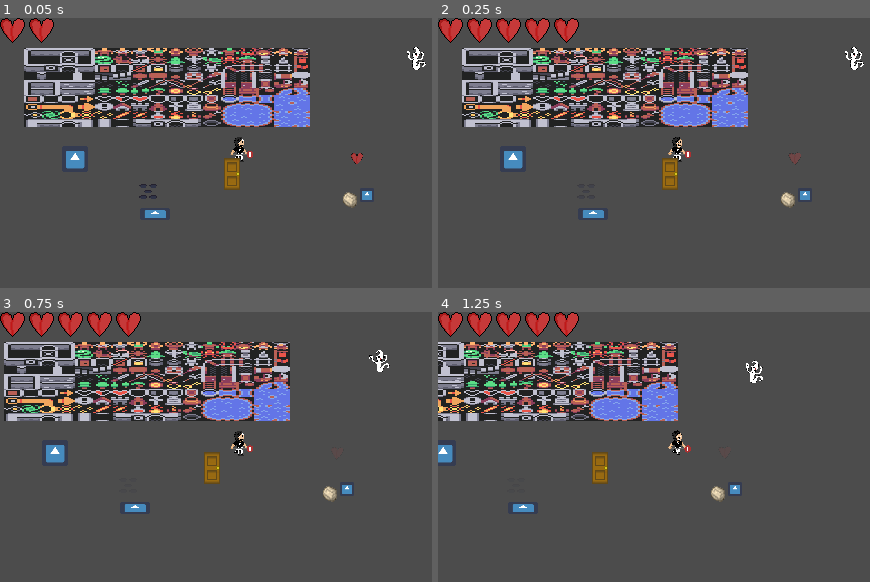
Above: before the commit, frames 1-4 (two rows, left to right).
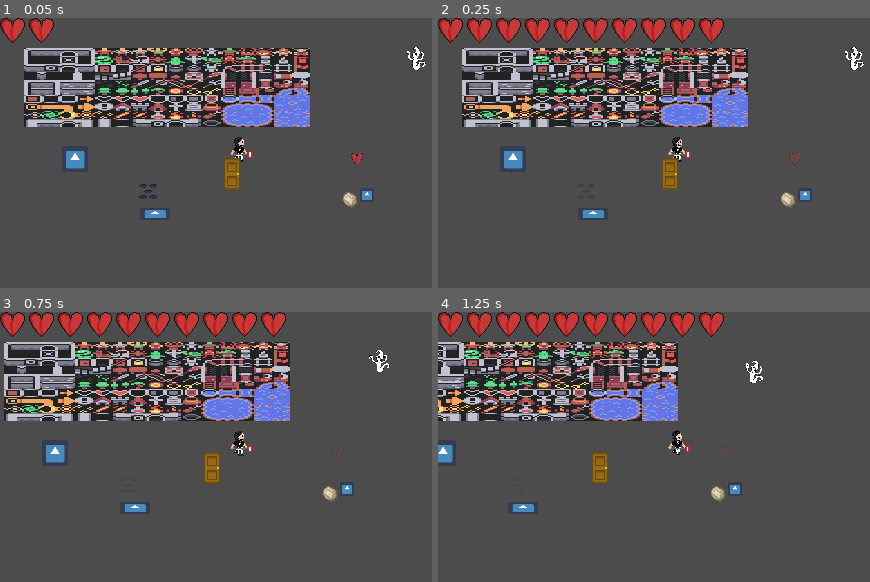
Above: after the commit, the same moments.

Repository: geniusbat/GameJam
Game: Godot game, scene res://Levels/Test.tscn
The game is run twice, just before and just after one commit, with the same random seed, the same clock (stepped at 60 frames per second) and the same inputs. The engine's default icon, where the game draws it, is replaced by a stand-in: a white triangle on a blue panel in a dark square.
Inputs (mouse positions are in pixels of both pictures, inside the frame that each line leads up to):
- Up to frame 1 (0.05 s): no input
- Up to frame 2 (0.25 s): no input
- Up to frame 3 (0.75 s): move the mouse to (345, 433) at 0.52 s; press the mouse at (345, 433) at 0.53 s; hold D (move_right) from 0.53 s (still down)
- Up to frame 4 (1.25 s): keep holding D (move_right)

Frame 1 is identical in both runs. In frame 2, 1.7% of the frame differs, in the area x 33-67%, y 0-10%; in frame 3, 1.7%; in frame 4, 1.7%.

Commit message:
Max health and nerf ranged enemy

Diff:
--- a/Assets/Scripts/Enemies/TestEnemyRange.gd
+++ b/Assets/Scripts/Enemies/TestEnemyRange.gd
@@ -1,13 +1,13 @@
 extends KinematicBody2D
 
-var health = 2
+var health = 1
 var moveSpeed = 40
 var direction : Vector2
 
 enum STATES {idle, followPlayer, attack, hurt}
 var state = STATES.idle
 
-var attackTimer = 1.5 #1.5
+var attackTimer = 2 #2
 var hurtTimer = 0.5 #0.5
 
 onready var player : KinematicBody2D = get_tree().get_root().find_node("PlayerCharacter",true,false)
@@ -42,7 +42,7 @@
 			if attackTimer<=0 and CanISeePlayer():
 				state=STATES.attack
 				animationPlayer.play("Attack")
-				attackTimer=1.5
+				attackTimer=2
 			else:
 				if position.distance_to(player.position)<160:
 					state=STATES.idle
@@ -55,7 +55,7 @@
 					if attackTimer<=0 and CanISeePlayer():
 						state=STATES.attack
 						animationPlayer.play("Attack")
-						attackTimer=1.5
+						attackTimer=2
 					else:
 						state=STATES.idle
 						animationPlayer.play("Idle")
--- a/Assets/Scripts/Singletons/PlayerInfo.gd
+++ b/Assets/Scripts/Singletons/PlayerInfo.gd
@@ -1,6 +1,6 @@
 extends Node
 
-var health = 5
+var health = 10
 
 enum PERSONALITIES {onda, corpusculo}
 var personality = PERSONALITIES.corpusculo
@@ -17,6 +17,7 @@
 	healthGUI=healthGUIRes.instance()
 
 func _process(_delta):
+	CheckHealth()
 	if get_tree().get_root().find_node("PlayerCharacter",true,false)!=null:
 		if !healthGUI.is_inside_tree():
 			add_child(healthGUI)
@@ -39,6 +40,10 @@
 		if healthGUI.is_inside_tree():
 			remove_child(healthGUI)
 
+func CheckHealth():
+	if health > 10:
+		health = 10
+
 func Die():
 	var _a=get_tree().change_scene_to(preload("res://Levels/Menus/GameOver.tscn"))
 
--- a/Levels/Enemy levels/Enemy level 5.tscn
+++ b/Levels/Enemy levels/Enemy level 5.tscn
@@ -129,10 +129,10 @@
 position = Vector2( 211, 291 )
 
 [node name="Trap6" parent="." instance=ExtResource( 8 )]
-position = Vector2( 125, 215 )
+position = Vector2( 137, 225 )
 
 [node name="Trap10" parent="." instance=ExtResource( 8 )]
-position = Vector2( 291, 214 )
+position = Vector2( 277, 223 )
 
 [node name="Trap13" parent="." instance=ExtResource( 8 )]
 position = Vector2( 236, 134 )
--- a/Levels/Enemy levels/Enemy level 8.tscn
+++ b/Levels/Enemy levels/Enemy level 8.tscn
@@ -129,19 +129,19 @@
 position = Vector2( 238, 196 )
 
 [node name="Trap2" parent="." instance=ExtResource( 8 )]
-position = Vector2( 118, 207 )
+position = Vector2( 146, 231 )
 
 [node name="Trap4" parent="." instance=ExtResource( 8 )]
 position = Vector2( 169, 167 )
 
 [node name="Trap5" parent="." instance=ExtResource( 8 )]
-position = Vector2( 206, 156 )
+position = Vector2( 206, 213 )
 
 [node name="Trap6" parent="." instance=ExtResource( 8 )]
 position = Vector2( 238, 168 )
 
 [node name="Trap8" parent="." instance=ExtResource( 8 )]
-position = Vector2( 294, 210 )
+position = Vector2( 278, 232 )
 
 [node name="Trap10" parent="." instance=ExtResource( 8 )]
 position = Vector2( 313, 174 )
--- a/Objects/Enemies/TestEnemyMelee.tscn
+++ b/Objects/Enemies/TestEnemyMelee.tscn
@@ -11,49 +11,49 @@
 atlas = ExtResource( 3 )
 region = Rect2( 0, 0, 150, 150 )
 
+[sub_resource type="AtlasTexture" id=9]
+atlas = ExtResource( 1 )
+region = Rect2( 0, 0, 150, 150 )
+
+[sub_resource type="AtlasTexture" id=10]
+atlas = ExtResource( 1 )
+region = Rect2( 150, 0, 150, 150 )
+
+[sub_resource type="AtlasTexture" id=11]
+atlas = ExtResource( 1 )
+region = Rect2( 300, 0, 150, 150 )
+
+[sub_resource type="AtlasTexture" id=12]
+atlas = ExtResource( 1 )
+region = Rect2( 450, 0, 150, 150 )
+
+[sub_resource type="AtlasTexture" id=13]
+atlas = ExtResource( 1 )
+region = Rect2( 600, 0, 150, 150 )
+
+[sub_resource type="AtlasTexture" id=14]
+atlas = ExtResource( 1 )
+region = Rect2( 750, 0, 150, 150 )
+
+[sub_resource type="AtlasTexture" id=15]
+atlas = ExtResource( 1 )
+region = Rect2( 900, 0, 150, 150 )
+
+[sub_resource type="AtlasTexture" id=16]
+atlas = ExtResource( 1 )
+region = Rect2( 1050, 0, 150, 150 )
+
+[sub_resource type="AtlasTexture" id=17]
+atlas = ExtResource( 1 )
+region = Rect2( 1200, 0, 150, 150 )
+
+[sub_resource type="AtlasTexture" id=18]
+atlas = ExtResource( 1 )
+region = Rect2( 1350, 0, 150, 150 )
+
 [sub_resource type="AtlasTexture" id=8]
 atlas = ExtResource( 1 )
 region = Rect2( 750, 0, 150, 150 )
-
-[sub_resource type="AtlasTexture" id=9]
-atlas = ExtResource( 1 )
-region = Rect2( 0, 0, 150, 150 )
-
-[sub_resource type="AtlasTexture" id=10]
-atlas = ExtResource( 1 )
-region = Rect2( 150, 0, 150, 150 )
-
-[sub_resource type="AtlasTexture" id=11]
-atlas = ExtResource( 1 )
-region = Rect2( 300, 0, 150, 150 )
-
-[sub_resource type="AtlasTexture" id=12]
-atlas = ExtResource( 1 )
-region = Rect2( 450, 0, 150, 150 )
-
-[sub_resource type="AtlasTexture" id=13]
-atlas = ExtResource( 1 )
-region = Rect2( 600, 0, 150, 150 )
-
-[sub_resource type="AtlasTexture" id=14]
-atlas = ExtResource( 1 )
-region = Rect2( 750, 0, 150, 150 )
-
-[sub_resource type="AtlasTexture" id=15]
-atlas = ExtResource( 1 )
-region = Rect2( 900, 0, 150, 150 )
-
-[sub_resource type="AtlasTexture" id=16]
-atlas = ExtResource( 1 )
-region = Rect2( 1050, 0, 150, 150 )
-
-[sub_resource type="AtlasTexture" id=17]
-atlas = ExtResource( 1 )
-region = Rect2( 1200, 0, 150, 150 )
-
-[sub_resource type="AtlasTexture" id=18]
-atlas = ExtResource( 1 )
-region = Rect2( 1350, 0, 150, 150 )
 
 [sub_resource type="AtlasTexture" id=19]
 atlas = ExtResource( 3 )
@@ -126,15 +126,15 @@
 "name": "default",
 "speed": 5.0
 }, {
+"frames": [ SubResource( 9 ), SubResource( 10 ), SubResource( 11 ), SubResource( 12 ), SubResource( 13 ), SubResource( 14 ), SubResource( 15 ), SubResource( 16 ), SubResource( 17 ), SubResource( 18 ), SubResource( 15 ), SubResource( 17 ), SubResource( 16 ), SubResource( 18 ) ],
+"loop": true,
+"name": "Attack",
+"speed": 16.0
+}, {
 "frames": [ SubResource( 8 ) ],
 "loop": true,
 "name": "Hurt",
 "speed": 5.0
-}, {
-"frames": [ SubResource( 9 ), SubResource( 10 ), SubResource( 11 ), SubResource( 12 ), SubResource( 13 ), SubResource( 14 ), SubResource( 15 ), SubResource( 16 ), SubResource( 17 ), SubResource( 18 ), SubResource( 15 ), SubResource( 17 ), SubResource( 16 ), SubResource( 18 ) ],
-"loop": true,
-"name": "Attack",
-"speed": 16.0
 }, {
 "frames": [ SubResource( 19 ), SubResource( 20 ), SubResource( 21 ), SubResource( 22 ), SubResource( 23 ), SubResource( 24 ), SubResource( 25 ), SubResource( 26 ) ],
 "loop": true,
--- a/Objects/Enemies/TestEnemyRange.tscn
+++ b/Objects/Enemies/TestEnemyRange.tscn
@@ -11,53 +11,53 @@
 atlas = ExtResource( 3 )
 region = Rect2( 0, 0, 150, 150 )
 
+[sub_resource type="AtlasTexture" id=3]
+atlas = ExtResource( 2 )
+region = Rect2( 0, 0, 150, 150 )
+
+[sub_resource type="AtlasTexture" id=4]
+atlas = ExtResource( 2 )
+region = Rect2( 150, 0, 150, 150 )
+
+[sub_resource type="AtlasTexture" id=5]
+atlas = ExtResource( 2 )
+region = Rect2( 300, 0, 150, 150 )
+
+[sub_resource type="AtlasTexture" id=6]
+atlas = ExtResource( 2 )
+region = Rect2( 450, 0, 150, 150 )
+
+[sub_resource type="AtlasTexture" id=7]
+atlas = ExtResource( 2 )
+region = Rect2( 600, 0, 150, 150 )
+
+[sub_resource type="AtlasTexture" id=8]
+atlas = ExtResource( 2 )
+region = Rect2( 750, 0, 150, 150 )
+
+[sub_resource type="AtlasTexture" id=9]
+atlas = ExtResource( 2 )
+region = Rect2( 900, 0, 150, 150 )
+
+[sub_resource type="AtlasTexture" id=10]
+atlas = ExtResource( 2 )
+region = Rect2( 1050, 0, 150, 150 )
+
+[sub_resource type="AtlasTexture" id=11]
+atlas = ExtResource( 2 )
+region = Rect2( 1200, 0, 150, 150 )
+
+[sub_resource type="AtlasTexture" id=12]
+atlas = ExtResource( 2 )
+region = Rect2( 1350, 0, 150, 150 )
+
+[sub_resource type="AtlasTexture" id=13]
+atlas = ExtResource( 2 )
+region = Rect2( 1500, 0, 150, 150 )
+
 [sub_resource type="AtlasTexture" id=2]
 atlas = ExtResource( 2 )
 region = Rect2( 900, 0, 150, 150 )
-
-[sub_resource type="AtlasTexture" id=3]
-atlas = ExtResource( 2 )
-region = Rect2( 0, 0, 150, 150 )
-
-[sub_resource type="AtlasTexture" id=4]
-atlas = ExtResource( 2 )
-region = Rect2( 150, 0, 150, 150 )
-
-[sub_resource type="AtlasTexture" id=5]
-atlas = ExtResource( 2 )
-region = Rect2( 300, 0, 150, 150 )
-
-[sub_resource type="AtlasTexture" id=6]
-atlas = ExtResource( 2 )
-region = Rect2( 450, 0, 150, 150 )
-
-[sub_resource type="AtlasTexture" id=7]
-atlas = ExtResource( 2 )
-region = Rect2( 600, 0, 150, 150 )
-
-[sub_resource type="AtlasTexture" id=8]
-atlas = ExtResource( 2 )
-region = Rect2( 750, 0, 150, 150 )
-
-[sub_resource type="AtlasTexture" id=9]
-atlas = ExtResource( 2 )
-region = Rect2( 900, 0, 150, 150 )
-
-[sub_resource type="AtlasTexture" id=10]
-atlas = ExtResource( 2 )
-region = Rect2( 1050, 0, 150, 150 )
-
-[sub_resource type="AtlasTexture" id=11]
-atlas = ExtResource( 2 )
-region = Rect2( 1200, 0, 150, 150 )
-
-[sub_resource type="AtlasTexture" id=12]
-atlas = ExtResource( 2 )
-region = Rect2( 1350, 0, 150, 150 )
-
-[sub_resource type="AtlasTexture" id=13]
-atlas = ExtResource( 2 )
-region = Rect2( 1500, 0, 150, 150 )
 
 [sub_resource type="AtlasTexture" id=14]
 atlas = ExtResource( 2 )
@@ -126,15 +126,15 @@
 "name": "default",
 "speed": 5.0
 }, {
+"frames": [ SubResource( 3 ), SubResource( 3 ), SubResource( 3 ), SubResource( 3 ), SubResource( 3 ), SubResource( 4 ), SubResource( 5 ), SubResource( 6 ), SubResource( 7 ), SubResource( 7 ), SubResource( 7 ), SubResource( 8 ), SubResource( 9 ), SubResource( 10 ), SubResource( 11 ), SubResource( 12 ), SubResource( 13 ) ],
+"loop": true,
+"name": "Attack",
+"speed": 12.0
+}, {
 "frames": [ SubResource( 2 ) ],
 "loop": true,
 "name": "Hurt",
 "speed": 5.0
-}, {
-"frames": [ SubResource( 3 ), SubResource( 3 ), SubResource( 3 ), SubResource( 3 ), SubResource( 3 ), SubResource( 4 ), SubResource( 5 ), SubResource( 6 ), SubResource( 7 ), SubResource( 7 ), SubResource( 7 ), SubResource( 8 ), SubResource( 9 ), SubResource( 10 ), SubResource( 11 ), SubResource( 12 ), SubResource( 13 ) ],
-"loop": true,
-"name": "Attack",
-"speed": 12.0
 }, {
 "frames": [ SubResource( 14 ), SubResource( 15 ), SubResource( 16 ), SubResource( 17 ), SubResource( 18 ), SubResource( 17 ), SubResource( 16 ), SubResource( 15 ) ],
 "loop": true,
--- a/Objects/Player/PlayerCharacter.tscn
+++ b/Objects/Player/PlayerCharacter.tscn
@@ -13,6 +13,98 @@
 [sub_resource type="RectangleShape2D" id=1]
 extents = Vector2( 8, 8 )
 
+[sub_resource type="AtlasTexture" id=25]
+atlas = ExtResource( 6 )
+region = Rect2( 0, 0, 134, 139 )
+
+[sub_resource type="AtlasTexture" id=26]
+atlas = ExtResource( 6 )
+region = Rect2( 134, 0, 134, 139 )
+
+[sub_resource type="AtlasTexture" id=27]
+atlas = ExtResource( 6 )
+region = Rect2( 268, 0, 134, 139 )
+
+[sub_resource type="AtlasTexture" id=28]
+atlas = ExtResource( 6 )
+region = Rect2( 402, 0, 134, 139 )
+
+[sub_resource type="AtlasTexture" id=38]
+atlas = ExtResource( 5 )
+region = Rect2( 0, 0, 134, 139 )
+
+[sub_resource type="AtlasTexture" id=39]
+atlas = ExtResource( 5 )
+region = Rect2( 134, 0, 134, 139 )
+
+[sub_resource type="AtlasTexture" id=40]
+atlas = ExtResource( 5 )
+region = Rect2( 268, 0, 134, 139 )
+
+[sub_resource type="AtlasTexture" id=41]
+atlas = ExtResource( 5 )
+region = Rect2( 402, 0, 134, 139 )
+
+[sub_resource type="AtlasTexture" id=36]
+atlas = ExtResource( 9 )
+region = Rect2( 134, 0, 134, 139 )
+
+[sub_resource type="AtlasTexture" id=32]
+atlas = ExtResource( 9 )
+region = Rect2( 0, 0, 134, 139 )
+
+[sub_resource type="AtlasTexture" id=33]
+atlas = ExtResource( 9 )
+region = Rect2( 134, 0, 134, 139 )
+
+[sub_resource type="AtlasTexture" id=34]
+atlas = ExtResource( 9 )
+region = Rect2( 268, 0, 134, 139 )
+
+[sub_resource type="AtlasTexture" id=35]
+atlas = ExtResource( 9 )
+region = Rect2( 402, 0, 134, 139 )
+
+[sub_resource type="AtlasTexture" id=13]
+atlas = ExtResource( 7 )
+region = Rect2( 0, 0, 134, 139 )
+
+[sub_resource type="AtlasTexture" id=14]
+atlas = ExtResource( 7 )
+region = Rect2( 134, 0, 134, 139 )
+
+[sub_resource type="AtlasTexture" id=15]
+atlas = ExtResource( 7 )
+region = Rect2( 268, 0, 134, 139 )
+
+[sub_resource type="AtlasTexture" id=16]
+atlas = ExtResource( 7 )
+region = Rect2( 402, 0, 134, 139 )
+
+[sub_resource type="AtlasTexture" id=18]
+atlas = ExtResource( 7 )
+region = Rect2( 670, 0, 134, 139 )
+
+[sub_resource type="AtlasTexture" id=17]
+atlas = ExtResource( 7 )
+region = Rect2( 536, 0, 134, 139 )
+
+[sub_resource type="AtlasTexture" id=31]
+atlas = ExtResource( 5 )
+region = Rect2( 0, 0, 120, 100 )
+
+[sub_resource type="AtlasTexture" id=37]
+atlas = ExtResource( 5 )
+region = Rect2( 0, 0, 134, 139 )
+
+[sub_resource type="AtlasTexture" id=29]
+atlas = ExtResource( 8 )
+region = Rect2( 0, 0, 134, 139 )
+
+[sub_resource type="AtlasTexture" id=20]
+atlas = ExtResource( 6 )
+region = Rect2( 134, 0, 134, 139 )
+
 [sub_resource type="AtlasTexture" id=21]
 atlas = ExtResource( 8 )
 region = Rect2( 0, 0, 134, 139 )
@@ -29,134 +121,32 @@
 atlas = ExtResource( 8 )
 region = Rect2( 402, 0, 134, 139 )
 
-[sub_resource type="AtlasTexture" id=25]
-atlas = ExtResource( 6 )
-region = Rect2( 0, 0, 134, 139 )
-
-[sub_resource type="AtlasTexture" id=26]
-atlas = ExtResource( 6 )
-region = Rect2( 134, 0, 134, 139 )
-
-[sub_resource type="AtlasTexture" id=27]
-atlas = ExtResource( 6 )
-region = Rect2( 268, 0, 134, 139 )
-
-[sub_resource type="AtlasTexture" id=28]
-atlas = ExtResource( 6 )
-region = Rect2( 402, 0, 134, 139 )
-
-[sub_resource type="AtlasTexture" id=32]
-atlas = ExtResource( 9 )
-region = Rect2( 0, 0, 134, 139 )
-
-[sub_resource type="AtlasTexture" id=33]
-atlas = ExtResource( 9 )
-region = Rect2( 134, 0, 134, 139 )
-
-[sub_resource type="AtlasTexture" id=34]
-atlas = ExtResource( 9 )
-region = Rect2( 268, 0, 134, 139 )
-
-[sub_resource type="AtlasTexture" id=35]
-atlas = ExtResource( 9 )
-region = Rect2( 402, 0, 134, 139 )
-
-[sub_resource type="AtlasTexture" id=38]
-atlas = ExtResource( 5 )
-region = Rect2( 0, 0, 134, 139 )
-
-[sub_resource type="AtlasTexture" id=39]
-atlas = ExtResource( 5 )
-region = Rect2( 134, 0, 134, 139 )
-
-[sub_resource type="AtlasTexture" id=40]
-atlas = ExtResource( 5 )
-region = Rect2( 268, 0, 134, 139 )
-
-[sub_resource type="AtlasTexture" id=41]
-atlas = ExtResource( 5 )
-region = Rect2( 402, 0, 134, 139 )
-
-[sub_resource type="AtlasTexture" id=13]
-atlas = ExtResource( 7 )
-region = Rect2( 0, 0, 134, 139 )
-
-[sub_resource type="AtlasTexture" id=14]
-atlas = ExtResource( 7 )
-region = Rect2( 134, 0, 134, 139 )
-
-[sub_resource type="AtlasTexture" id=15]
-atlas = ExtResource( 7 )
-region = Rect2( 268, 0, 134, 139 )
-
-[sub_resource type="AtlasTexture" id=16]
-atlas = ExtResource( 7 )
-region = Rect2( 402, 0, 134, 139 )
-
-[sub_resource type="AtlasTexture" id=18]
-atlas = ExtResource( 7 )
-region = Rect2( 670, 0, 134, 139 )
-
-[sub_resource type="AtlasTexture" id=17]
-atlas = ExtResource( 7 )
-region = Rect2( 536, 0, 134, 139 )
-
-[sub_resource type="AtlasTexture" id=36]
-atlas = ExtResource( 9 )
-region = Rect2( 134, 0, 134, 139 )
-
-[sub_resource type="AtlasTexture" id=20]
-atlas = ExtResource( 6 )
-region = Rect2( 134, 0, 134, 139 )
-
-[sub_resource type="AtlasTexture" id=31]
-atlas = ExtResource( 5 )
-region = Rect2( 0, 0, 120, 100 )
-
-[sub_resource type="AtlasTexture" id=37]
-atlas = ExtResource( 5 )
-region = Rect2( 0, 0, 134, 139 )
-
-[sub_resource type="AtlasTexture" id=29]
-atlas = ExtResource( 8 )
-region = Rect2( 0, 0, 134, 139 )
-
 [sub_resource type="SpriteFrames" id=7]
 animations = [ {
-"frames": [ SubResource( 21 ), SubResource( 22 ), SubResource( 23 ), SubResource( 24 ) ],
-"loop": true,
-"name": "CorpusculoIdle",
-"speed": 5.0
-}, {
 "frames": [ SubResource( 25 ), SubResource( 26 ), SubResource( 27 ), SubResource( 28 ) ],
 "loop": true,
 "name": "Corpusculowalk",
 "speed": 5.0
 }, {
+"frames": [ SubResource( 38 ), SubResource( 39 ), SubResource( 40 ), SubResource( 41 ) ],
+"loop": true,
+"name": "OndaIdle",
+"speed": 5.0
+}, {
+"frames": [ SubResource( 36 ) ],
+"loop": true,
+"name": "OndaHurt",
+"speed": 5.0
+}, {
 "frames": [ SubResource( 32 ), SubResource( 33 ), SubResource( 34 ), SubResource( 35 ) ],
 "loop": true,
 "name": "OndaWalk",
 "speed": 5.0
 }, {
-"frames": [ SubResource( 38 ), SubResource( 39 ), SubResource( 40 ), SubResource( 41 ) ],
-"loop": true,
-"name": "OndaIdle",
-"speed": 5.0
-}, {
 "frames": [ SubResource( 13 ), SubResource( 14 ), SubResource( 15 ), SubResource( 16 ), SubResource( 16 ), SubResource( 16 ), SubResource( 16 ), SubResource( 18 ), SubResource( 18 ), SubResource( 18 ), SubResource( 17 ), SubResource( 17 ), SubResource( 17 ) ],
 "loop": true,
 "name": "CorpusculoAttack",
 "speed": 16.0
-}, {
-"frames": [ SubResource( 36 ) ],
-"loop": true,
-"name": "OndaHurt",
-"speed": 5.0
-}, {
-"frames": [ SubResource( 20 ) ],
-"loop": true,
-"name": "CorpusculoHurt",
-"speed": 5.0
 }, {
 "frames": [ SubResource( 31 ), SubResource( 37 ) ],
 "loop": true,
@@ -166,6 +156,16 @@
 "frames": [ SubResource( 29 ) ],
 "loop": true,
 "name": "CorpusculoDefault",
+"speed": 5.0
+}, {
+"frames": [ SubResource( 20 ) ],
+"loop": true,
+"name": "CorpusculoHurt",
+"speed": 5.0
+}, {
+"frames": [ SubResource( 21 ), SubResource( 22 ), SubResource( 23 ), SubResource( 24 ) ],
+"loop": true,
+"name": "CorpusculoIdle",
 "speed": 5.0
 } ]
 
